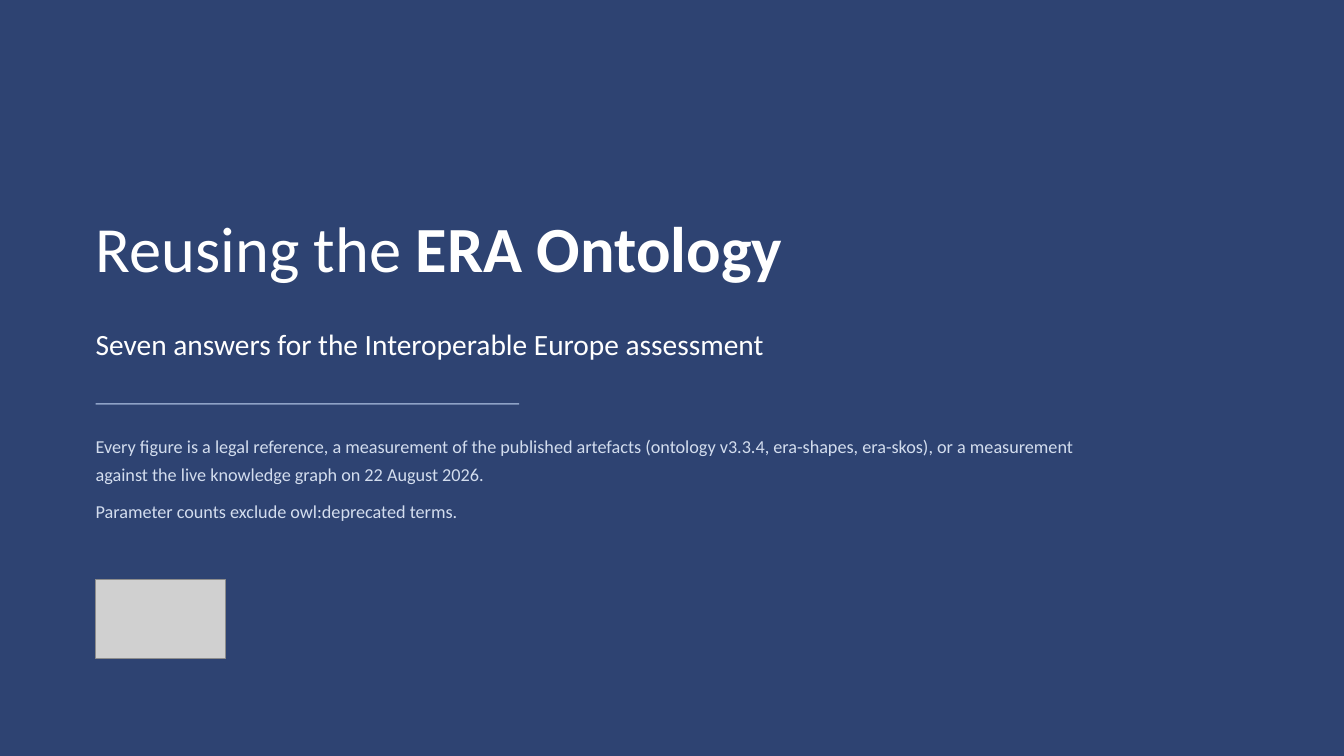
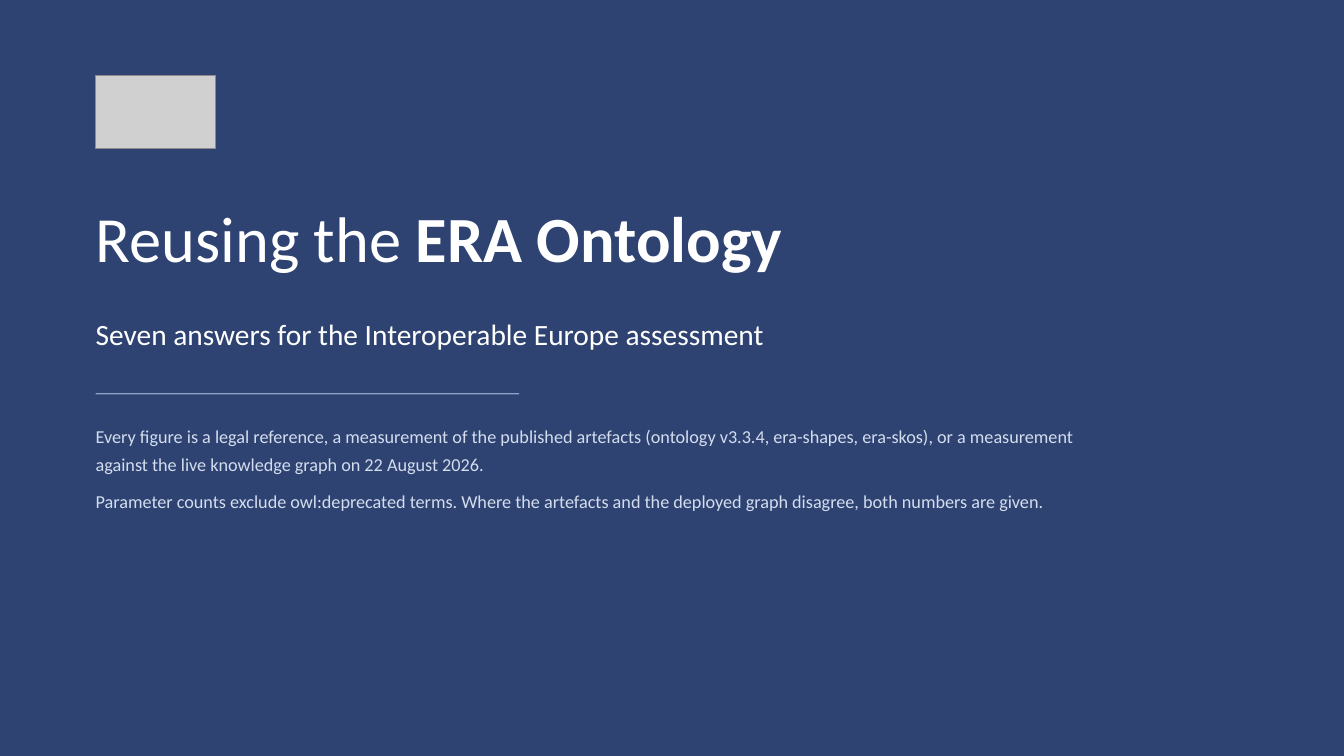
Before and after one commit to gatemezing/onto-dissemination, a slide deck: slide 1 of interop-europe/ERA-ontology-reusability.pptx. Drawn at 1344x756 pixels with LibreOffice and Linux fonts; fonts in the diff are those of the drawing; grey boxes stand for pictures. Boxes give left, top, right and bottom in pixels: in the first picture for what was removed or moved away, otherwise in the second. Text is boxed around its words. In the diff, an @@ line names an element or a change of style, - is before the commit and + after.

```diff
--- a/interop-europe/ERA-ontology-reusability.pptx
+++ b/interop-europe/ERA-ontology-reusability.pptx
@@ picture resized from (x1=96, y1=580, x2=226, y2=658) to (x1=96, y1=76, x2=216, y2=148) @@
@@ 2 texts, 1 rectangle moved together from (x1=96, y1=227, x2=782, y2=404) to (x1=96, y1=217, x2=782, y2=394) @@
@@ text "Every figure is a legal ..." moved from (x1=96, y1=440, x2=1073, y2=521) to (x1=96, y1=430, x2=1073, y2=511) @@
@@ text at (x1=96, y1=495, x2=1043, y2=511): text changed @@
-Parameter counts exclude owl:deprecated terms.
+Parameter counts exclude owl:deprecated terms. Where the artefacts and the deployed graph disagree, both numbers are given.
```
Also in this commit, not shown: 1 other slide changed, 7 slides added, 3 slides removed, 1 other file.
